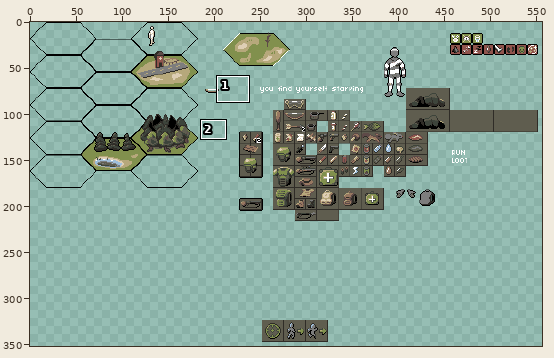
Two states of a pixel-art file, Resources/Aseprite/mockup.aseprite. The first picture is a wide view before the edit; the outline marks the close-up.
Close-up. Before the edit:
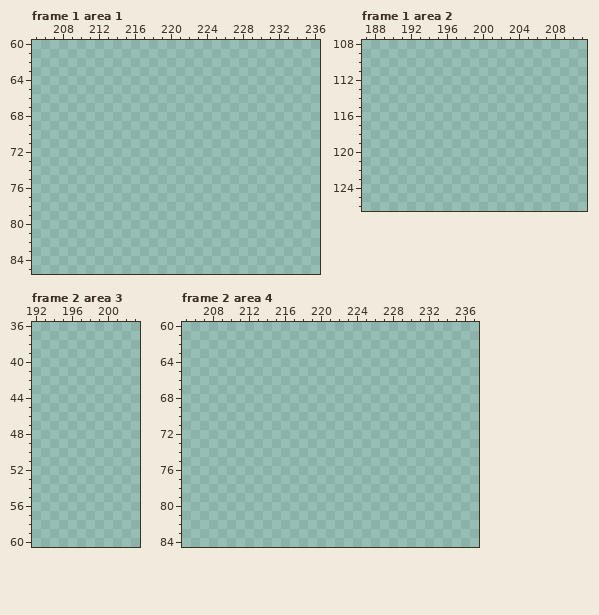
800x450 pixels, 5 frames. Shown: frame 1 area 1: x 205..236, y 60..85; frame 1 area 2: x 187..211, y 108..126; frame 2 area 3: x 192..203, y 36..60; frame 2 area 4: x 205..237, y 60..84. The wide view leaves out empty margins. The commit also changed other frames or places, which this record leaves out.
Once edited:
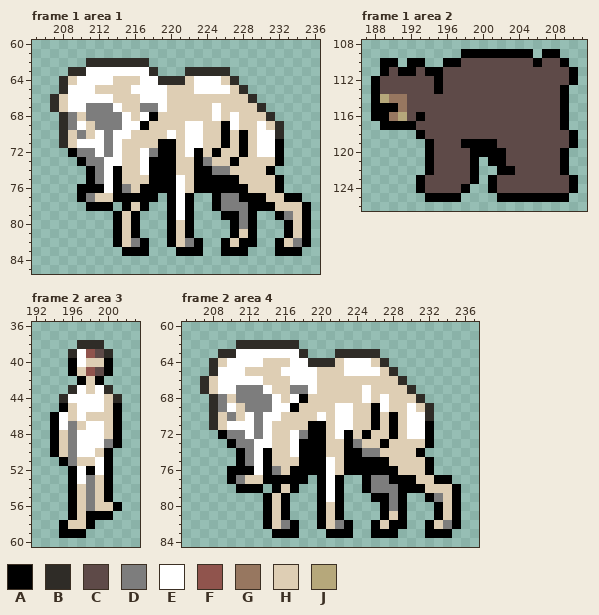
Palette (. is transparent): A #000000  B #2f2c27  C #5e4a48  D #7d7d7d  E #ffffff  F #90544d  G #977760  H #deceb4  J #b6a87b
Difference:
layer "chars" now shown
Frame 1 area 1, layer "chars":
y 62: x 211..217 ....... -> BBBBBBB
y 63: x 209..218 .......... -> BBEEEEEEEB; x 222..226 ..... -> BBBBB
y 64: x 208..227 .................... -> BHEEEEHHHEEBBBHEEEHB
y 65: x 208..228 ..................... -> BEEEHHHHEEEEHHHEEEEHB
y 66: x 207..229 ....................... -> BHEEEEEHHHEEEHHHHHHHHHB
y 67: x 207..230 ........................ -> BHEEDDDEHHDDEHHHHHEHHHHB
y 68: x 208..231 ........................ -> BDHDDDDEHEAHHHHHHEHEHHHB
y 69: x 208..232 ......................... -> BDEHDDDEEAHHHHEEHHAEHHEHB
y 70: x 208..232 ......................... -> BHDHEDEEHHHHEHEEHHAHAHEEB
y 71: x 208..232 ......................... -> BHEEEDEHHHHAAHEEHHAHAHEEA
y 72: x 209..232 ........................ -> ADDEDEHHEDAAHEAHAHHAHEEA
y 73: x 210..232 ....................... -> ADDEEHHEAAAHHADHHAHHHHA
y 74: x 211..231 ..................... -> ADEAHHEAAAHHAADDHHHHA
y 75: x 211..232 ...................... -> ADEAHHHAAAEHAAAAAHHHHA
y 76: x 210..232 ....................... -> AAAEADHAAAAEHAAAAAAHHHA
y 77: x 210..218 ......... -> ADHHAAAAA; x 220..222 ... -> AEA; x 225..234 .......... -> ADDAAAHHAA
y 78: x 211..213 ... -> AAA; x 215..217 ... -> AHA; x 220..222 ... -> AEA; x 225..235 ........... -> ADDDAAAHHHA
y 79: x 214..216 ... -> AHA; x 220..222 ... -> AEA; x 226..229 .... -> AADA; x 232..235 .... -> ADHA
y 80: x 214..216 ... -> AHA; x 220..222 ... -> AHA; x 227..229 ... -> ADA; x 233..235 ... -> AHA
y 81: x 214..216 ... -> AHA; x 220..222 ... -> AHA; x 227..229 ... -> AHA; x 233..235 ... -> AHA
y 82: x 214..217 .... -> AHDA; x 220..223 .... -> AHDA; x 226..229 .... -> AHAA; x 232..235 .... -> AHDA
y 83: x 215..217 ... -> AAA; x 221..223 ... -> AAA; x 226..228 ... -> AAA; x 232..234 ... -> AAA
Frame 1 area 2, layer "chars":
y 109: x 198..205 ........ -> AAAAAAAA; x 207..208 .. -> AA
y 110: x 189..190 .. -> AA; x 192..193 .. -> AA; x 196..209 .............. -> AACCCCCCCCACCA
y 111: x 189..210 ...................... -> ACAACAACCCCCCCCCCCCCCA
y 112: x 188..210 ....................... -> ACCCCCCACCCCCCCCCCCCCCA
y 113: x 188..209 ...................... -> ACCCCCCACCCCCCCCCCCCCA
y 114: x 188..209 ...................... -> AJGGCCCCCCCCCCCCCCCCCA
y 115: x 188..209 ...................... -> AAAGCCCCCCCCCCCCCCCCCA
y 116: x 188..209 ...................... -> AAGJCACCCCCCCCCCCCCCCA
y 117: x 189..209 ..................... -> AAAACCCCCCCCCCCCCCCCA
y 118: x 193..210 .................. -> ACCCCCCCCCCCCCCCCA
y 119: x 194..210 ................. -> ACCCAAAACCCCCCCCA
y 120: x 194..209 ................ -> ACCCCAAAACCCCCCA
y 121: x 194..199 ...... -> ACCCCA; x 201..209 ......... -> AACCCCCCA
y 122: x 194..199 ...... -> ACCCCA; x 202..209 ........ -> AACCCCCA
y 123: x 193..199 ....... -> ACCCCCA; x 201..210 .......... -> ACCCCCCCCA
y 124: x 193..198 ...... -> ACCCCA; x 201..210 .......... -> ACCCCCCCCA
y 125: x 194..197 .... -> AAAA; x 202..209 ........ -> AAAAAAAA
Frame 2 area 3, layer "chars":
y 38: x 197..199 ... -> BBB
y 39: x 196..200 ..... -> BEFCB
y 40: x 196..200 ..... -> AEHHA
y 41: x 196..200 ..... -> AHFCA
y 42: x 197..199 ... -> AHA
y 43: x 196..200 ..... -> BEHEB
y 44: x 195..201 ....... -> BEEEEHB
y 45: x 195..201 ....... -> AHEEEHA
y 46: x 194..201 ........ -> AEHEHHHA
y 47: x 194..201 ........ -> AEDHEEHA
y 48: x 194..201 ........ -> AHDEEEHA
y 49: x 194..201 ........ -> AHDEEEDA
y 50: x 194..200 ....... -> AHDEEHA
y 51: x 195..200 ...... -> ADHHEA
y 52: x 196..200 ..... -> AEAEA
y 53: x 196..200 ..... -> AEDHA
y 54..55: x 196..200 ..... -> AHDHA
y 56: x 196..201 ...... -> AHDHHA
y 57: x 196..200 ..... -> AHAAA
y 58: x 195..198 .... -> AHHA
y 59: x 195..197 ... -> AAA
Frame 2 area 4, layer "chars": the same change as frame 1 area 1
Where, in picture pixels (left, top, right, bottom), the same in both close-ups:
added: (50, 58, 311, 256)
added: (371, 49, 578, 202)
added: (50, 340, 122, 538)
added: (200, 340, 461, 538)
